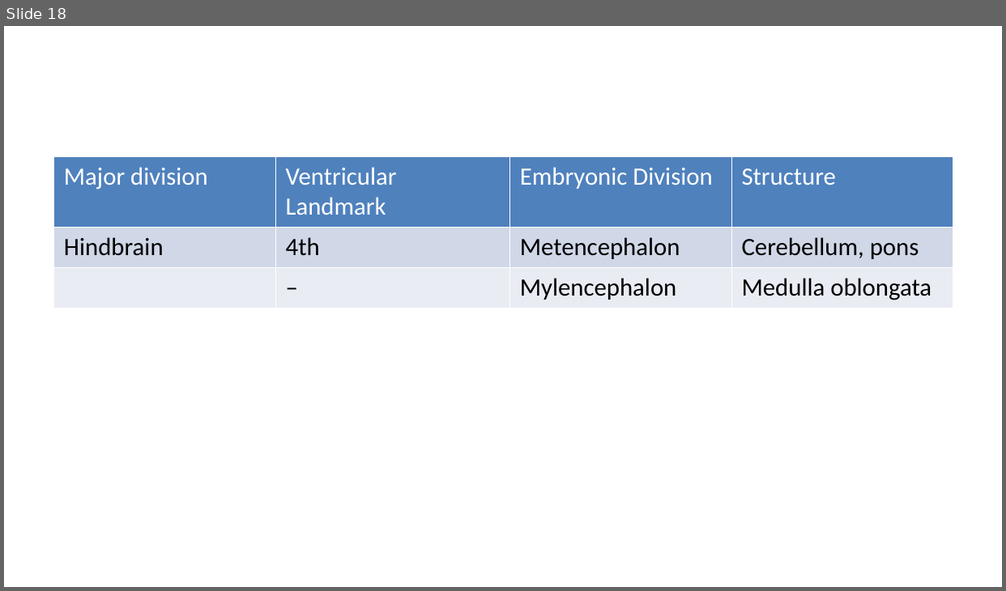
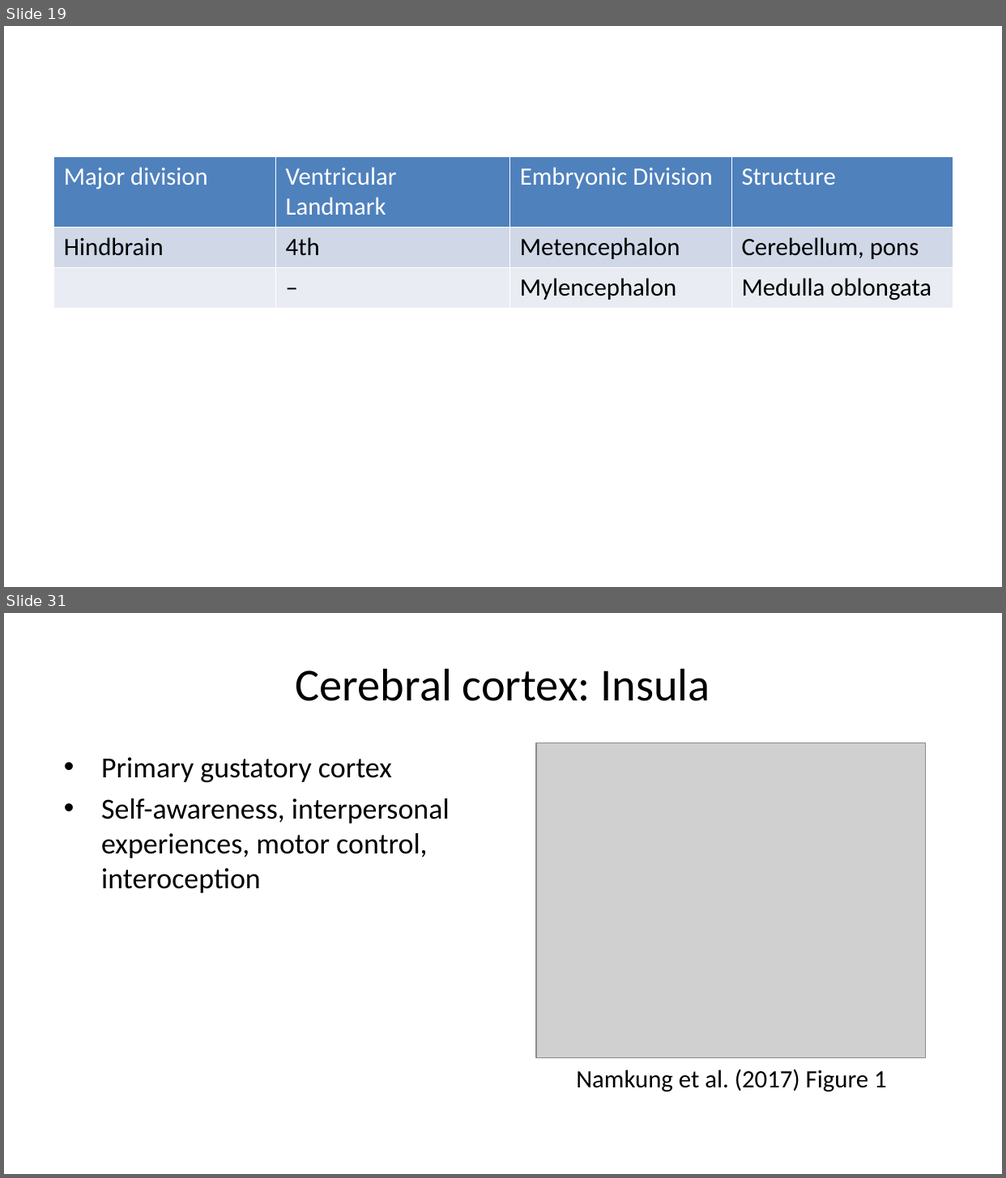
Before and after one commit to psu-psychology/psy-511-scan-fdns-2026-spring, a slide deck: docs/slides/wk-02-2026-01-22-anatomy.pptx. Shown one above the other, each under a label of ours: slide 18 before the commit, slides 19 and 31 after it; the slides between them are not shown. The pictures are 1006x591 and 1006x1178 pixels, drawn with LibreOffice and Linux fonts; fonts in the diff are those of the drawing; grey boxes stand for pictures. Boxes give left, top, right and bottom in pixels: in the first picture for what was removed or moved away, otherwise in the second. Text is boxed around its words. In the diff, an @@ line names an element or a change of style, - is before the commit and + after.

```diff
--- a/docs/slides/wk-02-2026-01-22-anatomy.pptx
+++ b/docs/slides/wk-02-2026-01-22-anatomy.pptx
@@ slide 31 added at bbox=[4, 613, 1002, 1174], background #FFFFFF @@
@@ title added at bbox=[296, 668, 710, 701], 33 pt, text #000000 @@
+Cerebral cortex: Insula
@@ text added at bbox=[101, 757, 450, 893], 21 pt, text #000000 @@
+• Primary gustatory cortex
+• Self-awareness, interpersonal experiences, motor control, interoception
@@ picture added at bbox=[536, 743, 925, 1058] @@
@@ text added at bbox=[576, 1069, 887, 1093], 18 pt, text #000000 @@
+Namkung et al. (2017) Figure 1
@@ what was slide 18 is now slide 19 @@
```
Also in this commit, not shown: 13 slides changed, 39 other slides added, 9 slides removed, 58 other files.
